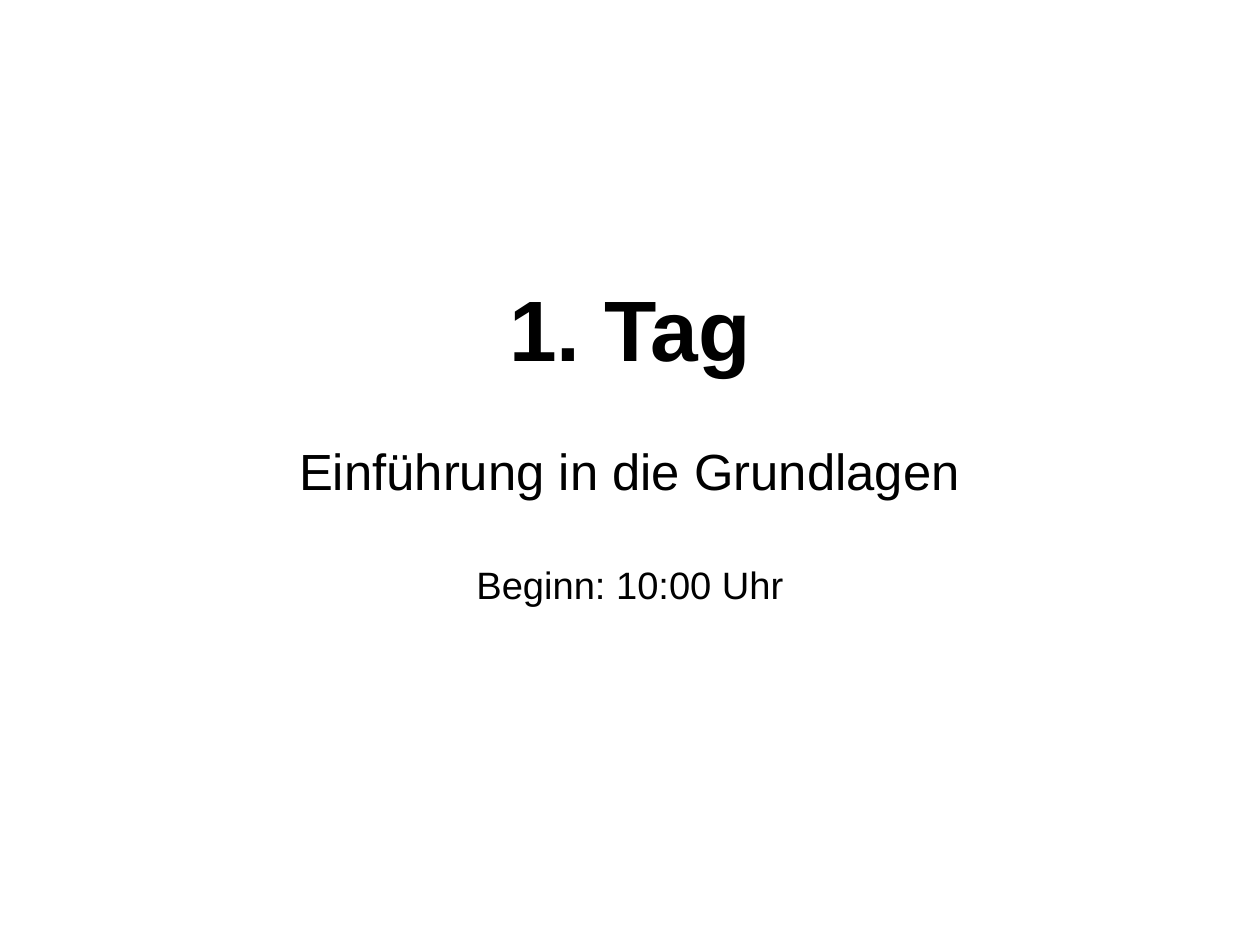
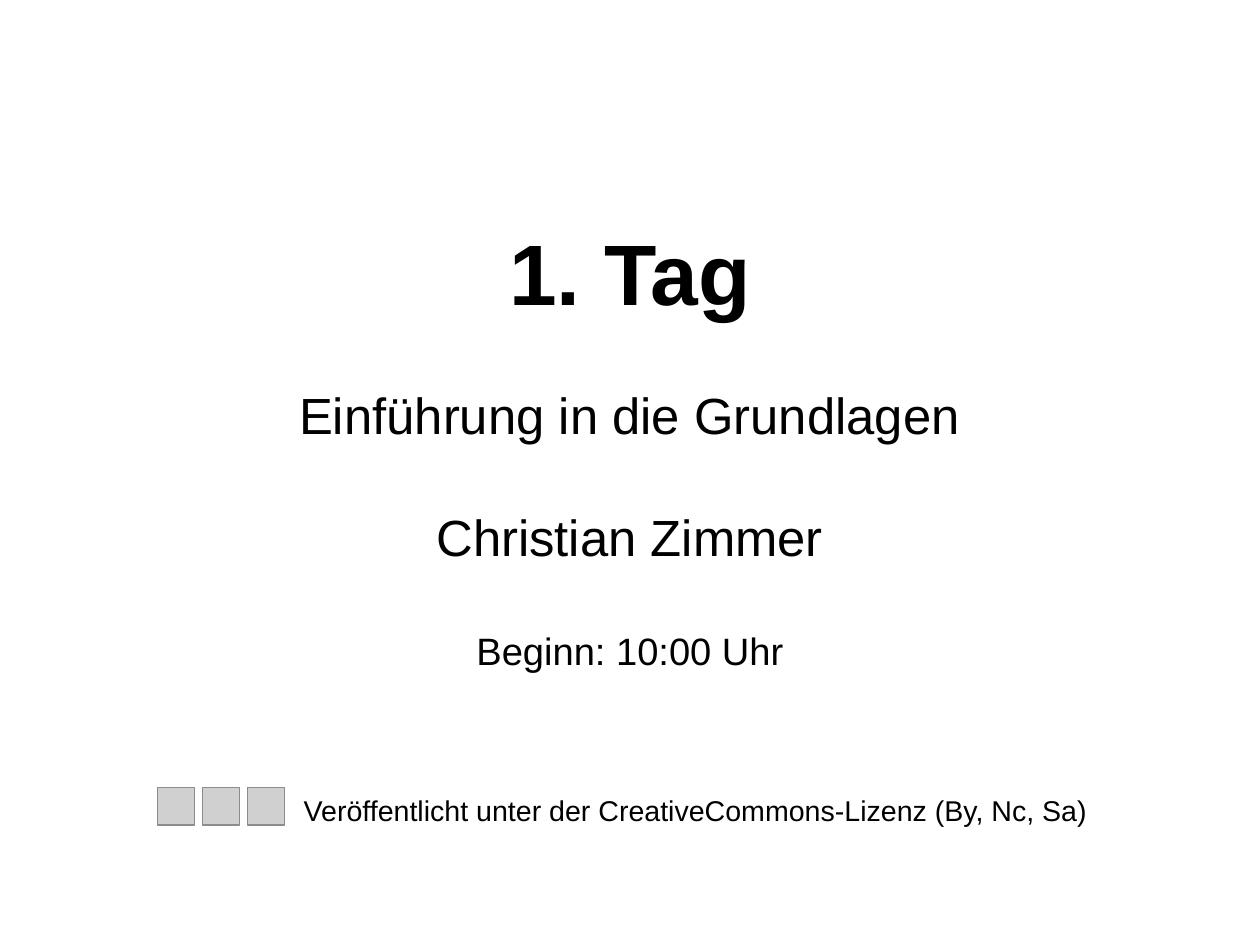
Before and after one commit to phdu/vorkurs, a slide deck: slide 1 of Tag_1/folien_tag_1.odp. Drawn at 1260x945 pixels with LibreOffice and Linux fonts; fonts in the diff are those of the drawing; grey boxes stand for pictures. Boxes give left, top, right and bottom in pixels: in the first picture for what was removed or moved away, otherwise in the second. Text is boxed around its words. In the diff, an @@ line names an element or a change of style, - is before the commit and + after.

```diff
--- a/Tag_1/folien_tag_1.odp
+++ b/Tag_1/folien_tag_1.odp
@@ subtitle at (436, 519, 823, 557): paragraph added @@
+Christian Zimmer
@@ group added at (158, 788, 1086, 827): 3 pictures, 1 text @@
+Veröffentlicht unter der CreativeCommons-Lizenz (By, Nc, Sa)
```
Also in this commit, not shown: 4 other slides changed, 1 slide added.
